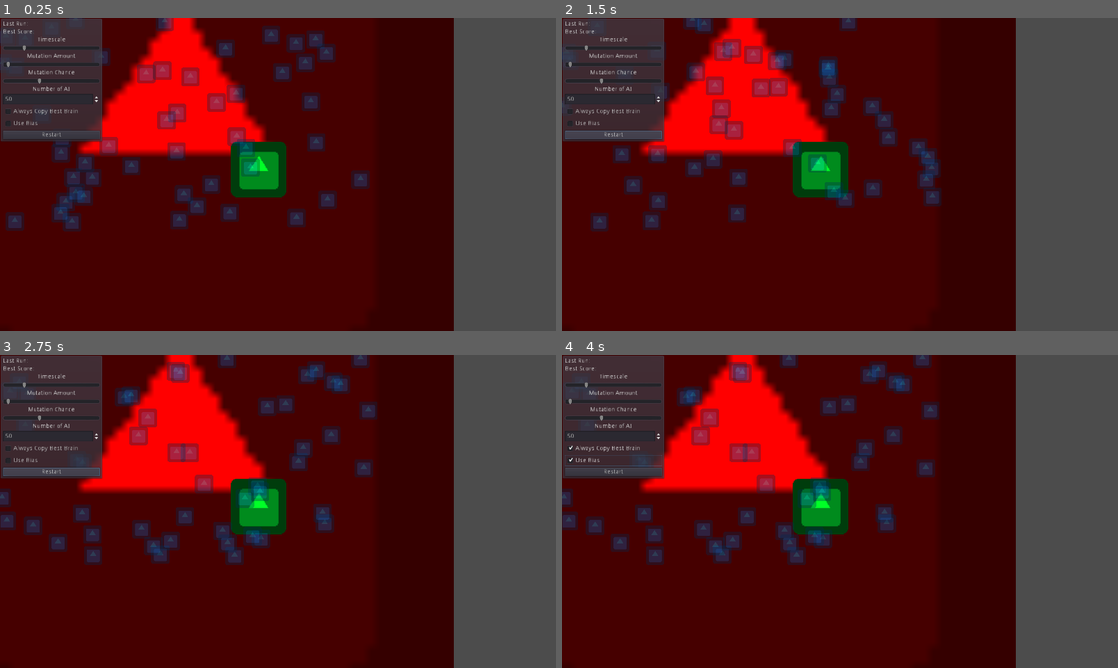
Above: before the commit, frames 1-4 (two rows, left to right).
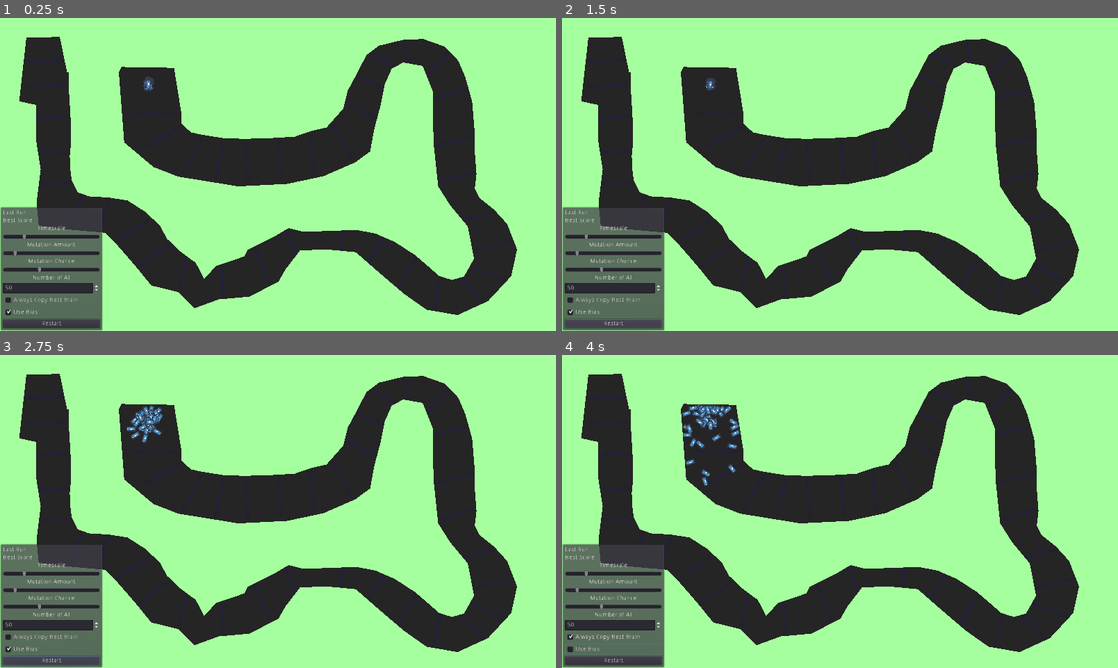
Above: after the commit, the same moments.

Repository: zomdiax5/GodotNeuralCars
Game: Godot game, scene res://Tests/CarTest/CarTest.tscn
The game is run twice, just before and just after one commit, with the same random seed, the same clock (stepped at 60 frames per second) and the same inputs. Before the commit the project starts from res://Tests/FirstTest/FirstTest.tscn. The engine's default icon, where the game draws it, is replaced by a stand-in: a white triangle on a blue panel in a dark square.
Inputs:
- Up to frame 1 (0.25 s): no input
- Up to frame 2 (1.5 s): click "Restart" at 0.5 s; click "Restart" at 1.25 s
- Up to frame 3 (2.75 s): click "Restart" at 2 s
- Up to frame 4 (4 s): click "Always Copy Best Brain" at 2.75 s; click "Use Bias" at 3.5 s

The runs differ from the first frame. In frame 1, 98% of the frame differs, in the area x 0-100%, y 0-100%; in frame 2, 98%; in frame 3, 98%; in frame 4, 98%.
Error before the commit: Parse Error: The assigned expression's type (Node) doesn't match the variable's type (NN). (res://Tests/FirstTest/AI.gd:3)

Commit message:
Milestone II - Working Car Prototype

Diff:
--- a/Global.gd
+++ b/Global.gd
@@ -2,6 +2,8 @@
 
 var mutation_amount :float = 0.001
 var mutation_chance :float = 50
+
+var rand: int = 0
 
 var timescale :float = 1.0
 
--- a/NN.gd
+++ b/NN.gd
@@ -32,7 +32,6 @@
 		for node in range(0,previous_layer.size()):
 			new_node.weights.append(rand_range(-1,1))
 
-	new_node.bias_weight = rand_range(-1,1)
 	new_node.bias = rand_range(-Global.default_bias,Global.default_bias)
 	if not Global.use_bias:
 		new_node.bias = 0
@@ -59,5 +58,6 @@
 
 func mutate():
 	for l in range(0,neural_net.size()):
-		for node in neural_net[l]:
-			node.mutate()
+		for node in range(0,neural_net[l].size()):
+			if (neural_net[l][node].weights.size() > 0):
+				neural_net[l][node].mutate()
--- a/NNode.gd
+++ b/NNode.gd
@@ -3,19 +3,22 @@
 
 var weights = []
 
-var value = 0
+var value :float = 0
+
+var bias :float
+
+var sum :float = 0
 
 var type :String
 
-var bias :float
-var bias_weight :float
+var rng = RandomNumberGenerator.new()
 
-var sum :float = 0
-
+func _ready():
+	rng.randomize()
 
 func activation_function(sum :float):
-	return ((sum*3) / (1 + abs(sum*3)))+(bias*bias_weight)
-	#return tanh(sum)
+	#return (((sum*3) / (1 + abs(sum*3)))+bias)
+	return (tanh(sum) + bias)
 
 func calculate(inputs = []):
 	sum = 0
@@ -25,16 +28,26 @@
 	return value
 
 func mutate():
+	rng.seed = Global.rand
+	Global.rand = rng.randi()
 	var weight_diff = Global.mutation_amount
+	if rng.randf_range(0,100) < 100:
+		weight_diff*=100
 	for i in range(0,weights.size()):
-		var change = rand_range(
-			(weight_diff*-1),
-			weight_diff) # TODO should slowly make the max/min values less propable, rather than fully disabling it suddenly
-		weights[i] += change
+		var neg = tanh(abs(weights[i]))
+		var pos = neg
+		if weights[i] > 0:
+			neg = 1
+		else:
+			pos = 1
+
+		var change = rng.randf_range(
+			(weight_diff*-1)*neg,
+			weight_diff*pos) # TODO should slowly make the max/min values less propable, rather than fully disabling it suddenly
+		weights[i] += change*tanh(weights[i])
 		weights[i] = clamp(weights[i],-5.0,5.0)
-	bias_weight += rand_range(-Global.mutation_amount,-Global.mutation_amount)
-	bias_weight = clamp(bias_weight,-5,5)
-
+	bias += rng.randf_range(-Global.mutation_amount*2,Global.mutation_amount*2)
+	bias = clamp(bias,-1,1)
 
 	if not Global.use_bias:
 		bias = 0
--- a/Tests/CarTest/CarAI.gd
+++ b/Tests/CarTest/CarAI.gd
@@ -1,6 +1,6 @@
 extends KinematicBody2D
 
-onready var net :NN = $NN
+var net :NN = NN.new()
 
 var score :float = 0
 
@@ -12,7 +12,7 @@
 
 func _ready() -> void:
 	randomize()
-	net.create_net([5,3,2])
+	net.create_net([5,8,4,2])
 
 func map_to_value(value,maximum):
 	return (value/(maximum/2))-1
@@ -54,11 +54,11 @@
 	]
 	var result = net.calculate(data)
 	speed += result[0]
-	speed = clamp(speed,-25,42)
+	speed = clamp(speed,-25,30)
 	if lost:
 		return
 	move_and_slide(Vector2(speed,0).rotated(rotation)*10)
-	rotation_degrees += result[1]*4.5
+	rotation_degrees += result[1]*3*(1+(Global.timescale/2))
 
 
 func _on_Area2D_body_shape_entered(body_rid: RID, body: Node, body_shape_index: int, local_shape_index: int) -> void:
--- a/Tests/CarTest/CarAI.tscn
+++ b/Tests/CarTest/CarAI.tscn
@@ -1,8 +1,7 @@
-[gd_scene load_steps=6 format=2]
+[gd_scene load_steps=5 format=2]
 
 [ext_resource path="res://icon.png" type="Texture" id=1]
 [ext_resource path="res://Tests/CarTest/CarAI.gd" type="Script" id=2]
-[ext_resource path="res://NN.gd" type="Script" id=3]
 
 [sub_resource type="RectangleShape2D" id=1]
 extents = Vector2( 32, 16 )
@@ -51,9 +50,6 @@
 scale = Vector2( 0.1, 0.4 )
 texture = ExtResource( 1 )
 
-[node name="NN" type="Node" parent="."]
-script = ExtResource( 3 )
-
 [node name="Area2D" type="Area2D" parent="."]
 collision_layer = 0
 collision_mask = 12
--- a/Tests/CarTest/CarTest.tscn
+++ b/Tests/CarTest/CarTest.tscn
@@ -1,10 +1,21 @@
-[gd_scene load_steps=4 format=2]
-
+[gd_scene load_steps=5 format=2]
+
+[ext_resource path="res://Tests/CarTest/CopyPoly.gd" type="Script" id=1]
 [ext_resource path="res://UI.tscn" type="PackedScene" id=2]
 [ext_resource path="res://Tests/CarTest/CarTrainer.gd" type="Script" id=3]
 [ext_resource path="res://Tests/CarTest/Check.tscn" type="PackedScene" id=4]
 
 [node name="Node2D" type="Node2D"]
+
+[node name="ColorRect" type="ColorRect" parent="."]
+margin_left = -3068.0
+margin_top = -1419.0
+margin_right = 3961.0
+margin_bottom = 2439.0
+color = Color( 0.14902, 0.14902, 0.14902, 1 )
+__meta__ = {
+"_edit_lock_": true
+}
 
 [node name="Trainer" type="Node" parent="."]
 script = ExtResource( 3 )
@@ -25,6 +36,7 @@
 [node name="Checkpoints" type="Node2D" parent="."]
 
 [node name="Check" parent="." instance=ExtResource( 4 )]
+position = Vector2( 40, 208 )
 
 [node name="Check2" parent="." instance=ExtResource( 4 )]
 position = Vector2( 94, 367 )
@@ -179,9 +191,18 @@
 
 [node name="CollisionShape2D" type="CollisionPolygon2D" parent="StaticBody2D"]
 position = Vector2( 1, 0 )
-polygon = PoolVector2Array( -139, -60, 184, -60, 179, 206, 227, 271, 292, 332, 370, 349, 516, 372, 662, 377, 846, 372, 1010, 362, 1126, 322, 1229, 299, 1345, 168, 1376, 44, 1450, -94, 1504, -200, 1591, -266, 1758, -306, 1897, -312, 2047, -259, 2139, -162, 2187, -51, 2235, 120, 2250, 302, 2253, 467, 2265, 620, 2253, 719, 2284, 784, 2389, 868, 2476, 964, 2545, 1140, 2505, 1324, 2344, 1497, 2134, 1593, 1920, 1556, 1764, 1446, 1591, 1299, 1431, 1159, 1229, 1140, 1046, 1147, 947, 1276, 896, 1364, 695, 1466, 484, 1485, 316, 1546, 208, 1435, 19, 1389, -91, 1254, -219, 1107, -301, 1025, -485, 1009, -612, 997, -758, 978, -774, 819, -745, 587, -777, 384, -777, 143, -1193, 54, -1124, 1843, 3165, 1783, 2905, -772, -1190, -611, -1232, 40, -894, 123, -844, -322, -613, -326, -563, -83 )
+polygon = PoolVector2Array( -187, -119, 176, -113, 226, 196, 227, 271, 292, 332, 370, 349, 516, 372, 662, 377, 846, 372, 1010, 362, 1126, 322, 1229, 299, 1345, 168, 1376, 44, 1450, -94, 1504, -200, 1591, -266, 1758, -306, 1897, -312, 2047, -259, 2139, -162, 2187, -51, 2235, 120, 2250, 302, 2253, 467, 2265, 620, 2253, 719, 2284, 784, 2389, 868, 2476, 964, 2545, 1140, 2505, 1324, 2344, 1497, 2134, 1593, 1920, 1556, 1764, 1446, 1591, 1299, 1431, 1159, 1229, 1140, 1046, 1147, 947, 1276, 896, 1364, 695, 1466, 484, 1485, 316, 1546, 208, 1435, 19, 1389, -91, 1254, -219, 1107, -301, 1025, -485, 1009, -612, 997, -758, 978, -774, 819, -745, 587, -777, 384, -777, 143, -1193, 54, -1124, 1843, 3165, 1783, 2905, -772, -1190, -611, -1232, 40, -894, 123, -844, -322, -613, -326, -563, -83, -208, -77 )
+
+[node name="Polygon2D" type="Polygon2D" parent="StaticBody2D/CollisionShape2D"]
+color = Color( 0.654902, 1, 0.623529, 1 )
+script = ExtResource( 1 )
 
 [node name="CollisionShape2D2" type="CollisionPolygon2D" parent="StaticBody2D"]
-polygon = PoolVector2Array( -251, -123, -108, -120, -118, 401, 35, 572, 206, 638, 620, 705, 957, 688, …(536 unchanged characters)…
+polygon = PoolVector2Array( -321, -89, -207, -102, -168, 402, 35, 572, 206, 638, 620, 705, 957, 688, …(536 unchanged characters)…
+
+[node name="Polygon2D2" type="Polygon2D" parent="StaticBody2D/CollisionShape2D2"]
+position = Vector2( 1, 0 )
+color = Color( 0.654902, 1, 0.623529, 1 )
+script = ExtResource( 1 )
 
 [editable path="CanvasLayer"]
--- a/Tests/CarTest/CarTrainer.gd
+++ b/Tests/CarTest/CarTrainer.gd
@@ -24,7 +24,7 @@
 
 func _physics_process(delta:float):
 	Engine.time_scale = Global.timescale
-	if timer > 20:
+	if timer > 30:
 		next_run()
 		timer = 0
 	timer+=delta
@@ -45,21 +45,36 @@
 
 func next_run():
 	run += 1
-	var best_score = -999999999999
-	var best_node = null
+
+	var nodes = []
+
+	var best_score :float = -99999999
+
+	var children = get_children()
+
+	for node in range(0,children.size()):
+		nodes.append({"node":children[node]})
+		var score = calculate_score(children[node])
+		nodes[node]["score"] = score
+		children[node].global_position = Vector2(0,0)
+		children[node].rotation_degrees = 90
+		if score > best_score:
+			best_score = score
+
+	nodes.sort_custom(self,"bigger_score")
 
 	for node in get_children():
-		var score = calculate_score(node)
-		if score > best_score or best_node == null:
-			best_score = score
-			best_node = node
-		node.global_position = Vector2(0,0)
-		node.rotation_degrees = 90
+		var other_node = null
+		while true:
+			other_node = nodes[int(rand_range(0,min(nodes.size(),nodes.size()/15)))]
+			if (other_node["node"] != node):
+				break
+		for l in range(0,node.net.neural_net.size()):
+			for n in range(0,node.net.neural_net[l].size()):
+				node.net.neural_net[l][n].weights = other_node["node"].net.neural_net[l][n].weights.duplicate(true)
+				node.net.neural_net[l][n].bias = other_node["node"].net.neural_net[l][n].bias
 
-	for node in get_children():
-		if (rand_range(0,100) < Global.mutation_chance or Global.always_copy_brain) and node != best_node:
-			node.net.neural_net = null
-			node.net.neural_net = best_node.net.neural_net.duplicate(true)
+		if rand_range(0,100) < Global.mutation_chance:
 			node.net.mutate()
 
 
@@ -70,12 +85,15 @@
 	reset_world()
 
 
+func bigger_score(a,b):
+	return a["score"] > b["score"]
+
 func reset_world():
 	pass
 
 func calculate_score(node :Node2D):
 	var score
-	score = node.checks * 200 + node.global_position.distance_to(
+	score = node.checks * 400 + node.global_position.distance_to(
 		get_tree().get_nodes_in_group("Check")[node.checks].global_position
 	)
 	node.reset()
--- a/Tests/CarTest/Check.tscn
+++ b/Tests/CarTest/Check.tscn
@@ -1,6 +1,7 @@
-[gd_scene load_steps=3 format=2]
+[gd_scene load_steps=4 format=2]
 
 [ext_resource path="res://Tests/CarTest/Check.gd" type="Script" id=1]
+[ext_resource path="res://icon.png" type="Texture" id=2]
 
 [sub_resource type="RectangleShape2D" id=1]
 extents = Vector2( 142, 10 )
@@ -13,3 +14,9 @@
 
 [node name="CollisionShape2D" type="CollisionShape2D" parent="."]
 shape = SubResource( 1 )
+
+[node name="Icon" type="Sprite" parent="."]
+self_modulate = Color( 1, 1, 1, 0.117647 )
+position = Vector2( 0.499992, 0 )
+scale = Vector2( 4.42188, 0.359375 )
+texture = ExtResource( 2 )
--- /dev/null
+++ b/Tests/CarTest/CopyPoly.gd
@@ -0,0 +1,4 @@
+extends Polygon2D
+
+func _ready() -> void:
+	polygon = get_parent().polygon
--- a/UI.tscn
+++ b/UI.tscn
@@ -60,9 +60,9 @@
 margin_right = 223.0
 margin_bottom = 108.0
 hint_tooltip = "How much the neural net mutates every run."
-max_value = 0.1
+max_value = 0.01
 step = 0.001
-value = 0.002
+value = 0.001
 
 [node name="MutChanceText" type="Label" parent="Control/PanelContainer/VBoxContainer"]
 margin_top = 112.0
@@ -110,6 +110,7 @@
 margin_bottom = 248.0
 hint_tooltip = "Add Bias to the output of the neurons.
 Might help the net train, but might also make the results worse."
+pressed = true
 text = "Use Bias"
 
 [node name="Restart" type="Button" parent="Control/PanelContainer/VBoxContainer"]
--- a/project.godot
+++ b/project.godot
@@ -33,7 +33,7 @@
 [application]
 
 config/name="NeuralNet"
-run/main_scene="res://Tests/FirstTest/FirstTest.tscn"
+run/main_scene="res://Tests/CarTest/CarTest.tscn"
 config/icon="res://icon.png"
 
 [autoload]
